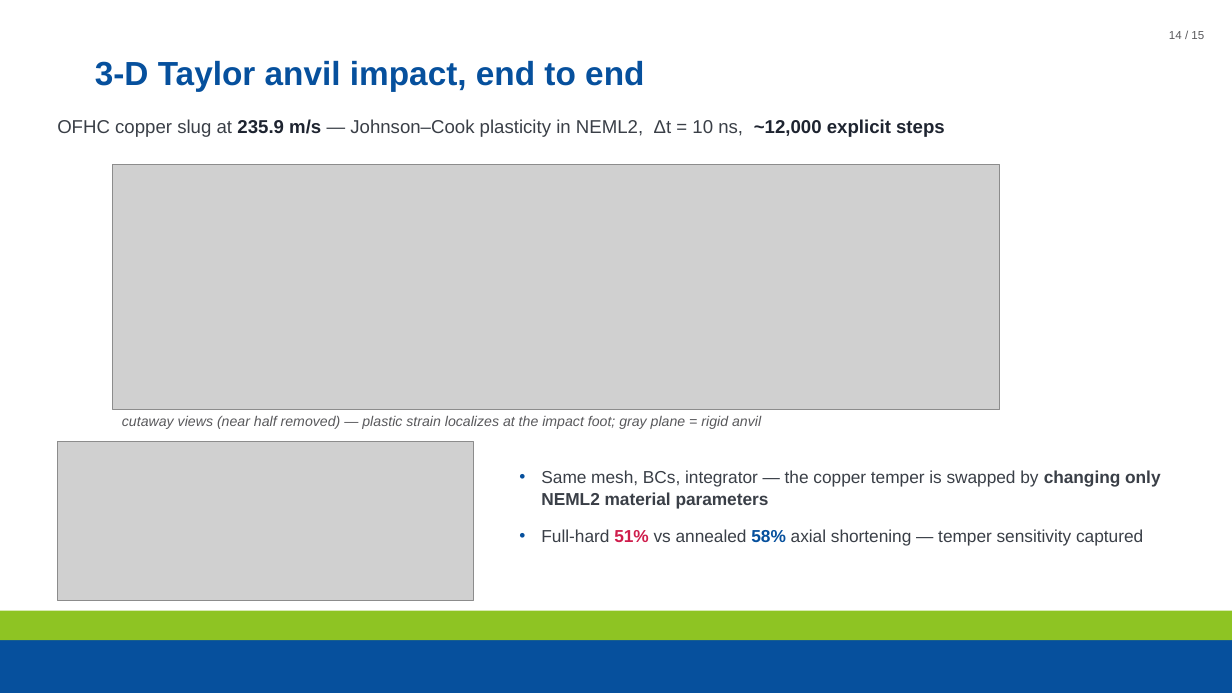
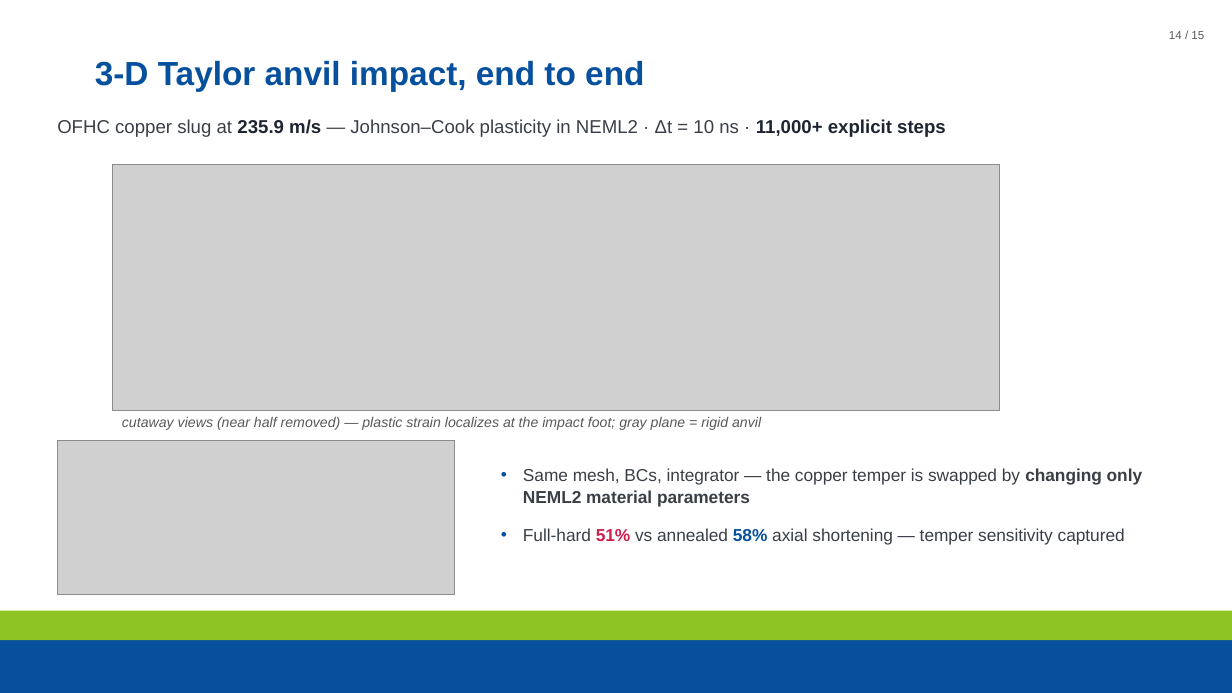
Before and after one commit to maxnezdyur/marlin, a slide deck: slide 14 of examples/impact/slide_assets/WCCM_NEML2_explicit_dynamics_v2.pptx. Drawn at 1232x693 pixels with LibreOffice and Linux fonts; fonts in the diff are those of the drawing; grey boxes stand for pictures; background and template pictures are left out. Boxes give left, top, right and bottom in pixels: in the first picture for what was removed or moved away, otherwise in the second. Text is boxed around its words. In the diff, an @@ line names an element or a change of style, - is before the commit and + after.

```diff
--- a/examples/impact/slide_assets/WCCM_NEML2_explicit_dynamics_v2.pptx
+++ b/examples/impact/slide_assets/WCCM_NEML2_explicit_dynamics_v2.pptx
@@ text at <box>57,119,946,137</box>: text changed @@
-OFHC copper slug at 235.9 m/s — Johnson–Cook plasticity in NEML2, Δt = 10 ns, ~12,000 explicit steps
+OFHC copper slug at 235.9 m/s — Johnson–Cook plasticity in NEML2 · Δt = 10 ns · 11,000+ explicit steps
@@ picture: place and size @@
-picture at <box>57,442,473,601</box>
+picture at <box>57,440,455,593</box>
@@ text "Same mesh, BCs, integrator — ...": place and size @@
-text "Same mesh, BCs, integrator — ..." at <box>541,470,1160,546</box>
+text "Same mesh, BCs, integrator — ..." at <box>523,468,1142,545</box>
```
Also in this commit, not shown: 14 other slides changed, 2 other files.
